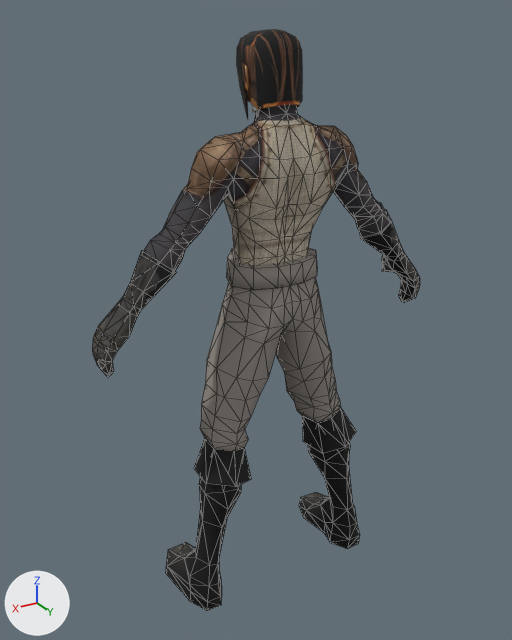
One commit to the glTF model assets/models/profile_leather_ugb.glb: the scene before it, then after it.
The view is the same before and after, from a 50 mm lens placed at (0.273, 0.436, 0.453), pointed at (0.007, -0.007, 0.232). The axes (+X, +Y, +Z) are drawn at lower left. The lights are the same throughout. The older version comes first. Mesh edges are drawn as thin lines on the coarser meshes. Vertices at exactly the same position are counted once.

Objects in the first picture: 'MFighter_m000_h.mo', 'MFighter_m000_l.mo', 'MFighter_m001_b.mo', 'MFighter_m001_g.mo', 'MFighter_m001_u.mo'.
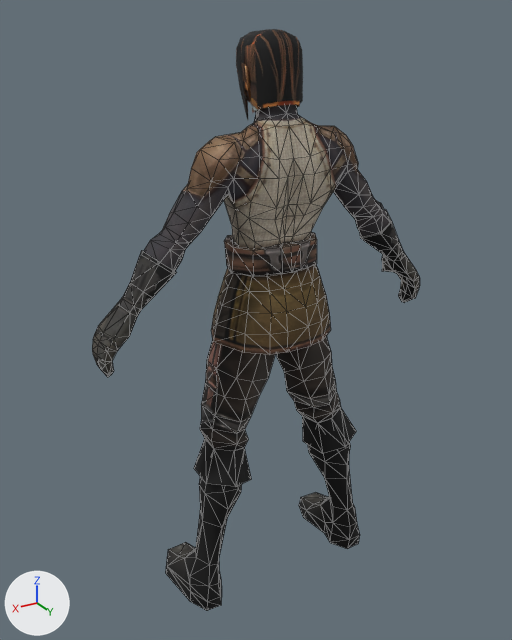
Changed parts and their boxes [x1, y1, x2, y2] in the pictures (512 x 640 px; the box of a moved part takes in the faces that stretch with it):
'MFighter_m000_l.mo', reshaped (8% taller): before [200, 248, 340, 451]; after [200, 232, 340, 451]
part 1 of me_mfighter_m000_l_md, rebuilt: before [226, 248, 317, 290]; after [224, 232, 317, 276]
part 2 of me_mfighter_m000_l_md, added (brown): after [211, 264, 331, 355]
part 3 of me_mfighter_m000_l_md, moved or reshaped: before [222, 281, 315, 377]; after [265, 346, 309, 377]
part 4 of me_mfighter_m000_l_md, recoloured (grey to black): before [200, 278, 340, 451]; after [200, 336, 340, 451]

Diff of the bpy script that builds the scene:
```diff
--- a/assets/models/profile_leather_ugb.glb.py
+++ b/assets/models/profile_leather_ugb.glb.py
@@ img_mfighter_m001_t01_l_sp @@
+img_mfighter_m001_t01_l_sp = load_image('MFighter_m001_t01_l_sp', '_unpacked/MFighter_m001_t01_l_sp', 512, 512, 'sRGB')
@@ mat_animlowertex @@
+mat_animlowertex = bpy.data.materials.new('AnimLowerTex')
+# uses the picture img_mfighter_m001_t01_l_sp
@@ me_mfighter_m000_l_md @@
 # used by ob_mfighter_m000_l_mo; location = (0.0, 0.0, 0.0)
-me_mfighter_m000_l_md.from_pydata(...)  # 200 vertices, 372 faces; spans x -0.062..0.062, y -0.03..0.035, z 0.133..0.287
+me_mfighter_m000_l_md.from_pydata(...)  # 310 vertices, 544 faces; spans x -0.062..0.062, y -0.031..0.043, z 0.133..0.302
+# me_mfighter_m000_l_md part 1: the loose piece of 24 vertices spanning x -0.038..0.038, y -0.03..0.03, z 0.271..0.287 is rebuilt with 54 vertices and now spans x -0.037..0.037, y -0.031..0.032, z 0.275..0.302, in mat_animlowertex
+# me_mfighter_m000_l_md part 2: a new loose piece of 68 vertices spanning x -0.053..0.053, y -0.029..0.043, z 0.225..0.292, in mat_animlowertex
+# me_mfighter_m000_l_md part 3
+# 4 vertices in x -0.023..0.023, y -0.024, z 0.24..0.271 move by (0.0, 0.001, 0.0)
+# 3 vertices in x -0.02..0.02, y -0.027..-0.025, z 0.246..0.271 move by (0.0, 0.002, 0.0)
+# 3 vertices in x -0.004..0.004, y -0.001..0.011, z 0.228..0.231 move by (0.0, 0.0, -0.003)
+# 3 vertices in x -0.004..0.004, y 0.013..0.023, z 0.225..0.233 move by (0.0, 0.0, -0.002)
+# 10 vertices move from x -0.037..0.037, y -0.022..0.028, z 0.232..0.27 to x -0.039..0.039, y -0.02..0.028, z 0.23..0.27
+# 12 vertices are added at x -0.031..0.031, y -0.027..0.024, z 0.292
+# 24 new faces join them
+# me_mfighter_m000_l_md part 4: 328 faces spanning x -0.062..0.062, y -0.027..0.035, z 0.133..0.282 switch from mat_animlowerfallback (grey #958e86) to mat_animlowertex
```
